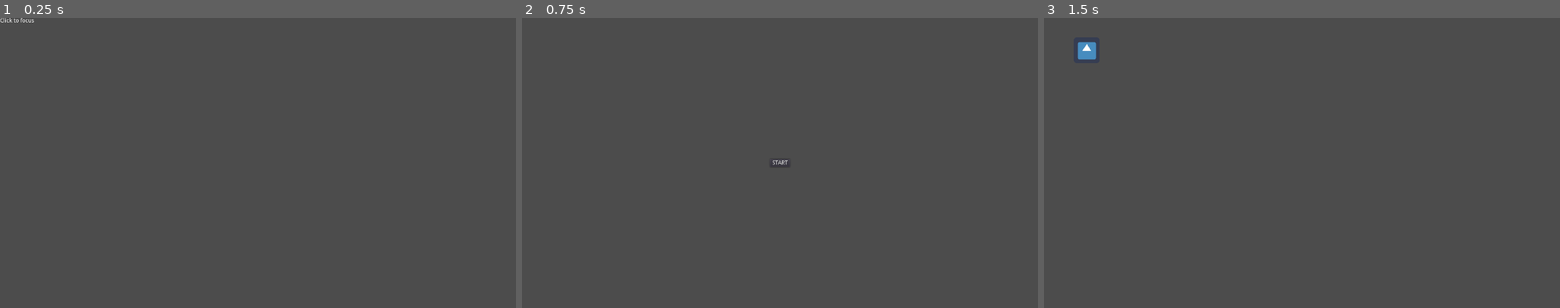
Above: before the commit, frames 1-3 (left to right).
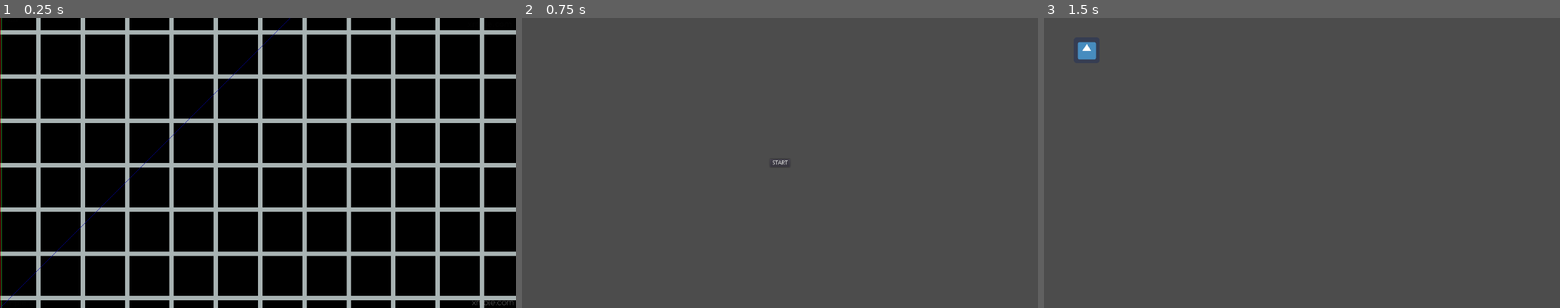
Above: after the commit, the same moments.

Repository: realgdman/subpixeana
Game: Godot game, scene res://scenes/startup_scene.tscn
Same seed, same stepped clock (60 frames per second), same inputs: the game is played once before the commit and once after it. The engine's default icon, where the game draws it, is replaced by a stand-in: a white triangle on a blue panel in a dark square.
Inputs (mouse positions are in pixels of both pictures, inside the frame that each line leads up to):
- Up to frame 1 (0.25 s): no input
- Up to frame 2 (0.75 s): tap Enter at 0.5 s; move the mouse to (893, 148) at 0.52 s; click (893, 148) at 0.67 s
- Up to frame 3 (1.5 s): click "START" at 1.25 s

The runs differ from the first frame. In frame 1, 99% of the frame differs, in the area x 0-100%, y 0-100%; in frame 2, nothing differs; in frame 3, nothing differs.

Commit message:
test resolution

Diff:
--- a/project.godot
+++ b/project.godot
@@ -29,6 +29,30 @@
 
 common/drop_mouse_on_gui_input_disabled=true
 
+[importer_defaults]
+
+texture={
+"compress/bptc_ldr": 0,
+"compress/hdr_mode": 0,
+"compress/lossy_quality": 0.7,
+"compress/mode": 0,
+"compress/normal_map": 0,
+"detect_3d": false,
+"flags/anisotropic": false,
+"flags/filter": false,
+"flags/mipmaps": false,
+"flags/repeat": 0,
+"flags/srgb": 2,
+"process/HDR_as_SRGB": false,
+"process/fix_alpha_border": true,
+"process/invert_color": false,
+"process/normal_map_invert_y": false,
+"process/premult_alpha": false,
+"size_limit": 0,
+"stream": false,
+"svg/scale": 1.0
+}
+
 [physics]
 
 common/enable_pause_aware_picking=true
--- a/scenes/startup_scene.tscn
+++ b/scenes/startup_scene.tscn
@@ -1,6 +1,7 @@
-[gd_scene load_steps=2 format=2]
+[gd_scene load_steps=3 format=2]
 
 [ext_resource path="res://scenes/startup_scene.gd" type="Script" id=1]
+[ext_resource path="res://assets/test.png" type="Texture" id=2]
 
 [node name="StartupScene" type="Control"]
 script = ExtResource( 1 )
@@ -9,3 +10,7 @@
 margin_right = 40.0
 margin_bottom = 14.0
 text = "Click to focus"
+
+[node name="Test" type="Sprite" parent="."]
+texture = ExtResource( 2 )
+centered = false
Binary file added: assets/test.png
Not shown, added: assets/test.png.import
